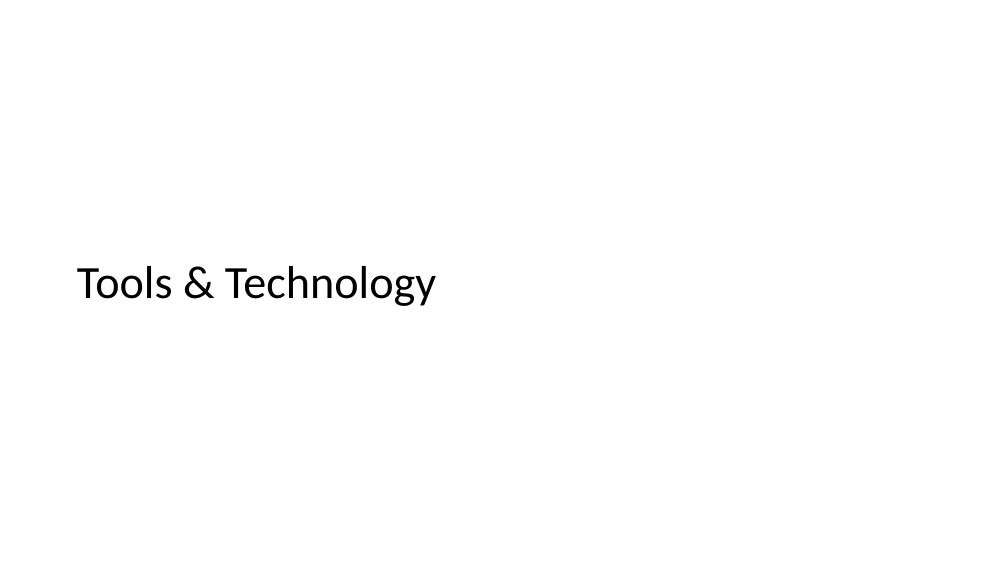
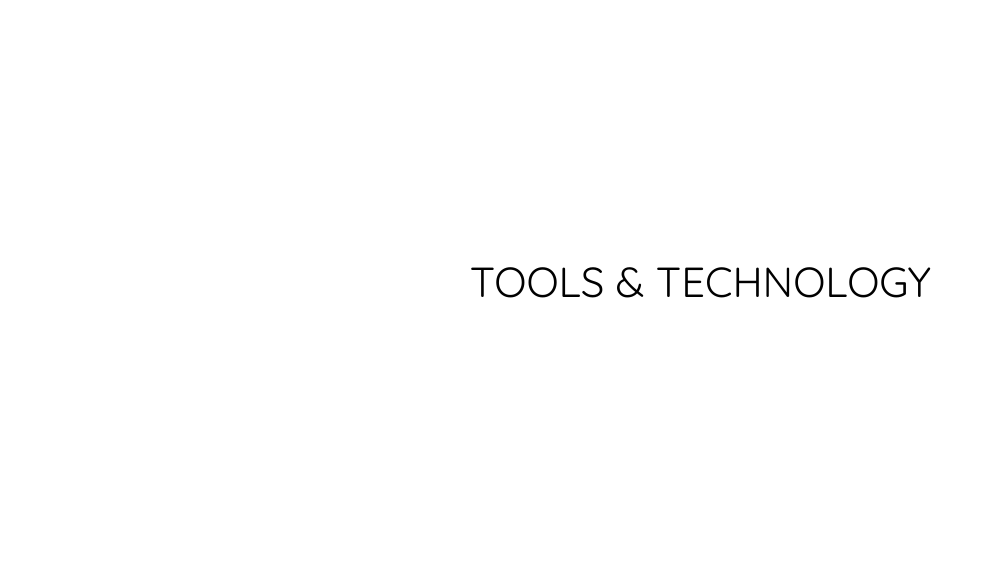
Before and after one commit to Andrew-Rendler/CSPB-3308-Project---Crypto-Tracker, a slide deck: slide 5 of CryptoTrackerPrez.pptx. Drawn at 1008x567 pixels with LibreOffice and Linux fonts; fonts in the diff are those of the drawing; background and template pictures are left out. Boxes give left, top, right and bottom in pixels: in the first picture for what was removed or moved away, otherwise in the second. Text is boxed around its words. In the diff, an @@ line names an element or a change of style, - is before the commit and + after.

```diff
--- a/CryptoTrackerPrez.pptx
+++ b/CryptoTrackerPrez.pptx
@@ title at (470,267,931,298): text changed; size 44 to 40 pt; font Calibri to Quicksand @@
-Tools & Technology
+TOOLS & TECHNOLOGY
```
Also in this commit, not shown: 5 other slides changed, 2 slides added.
